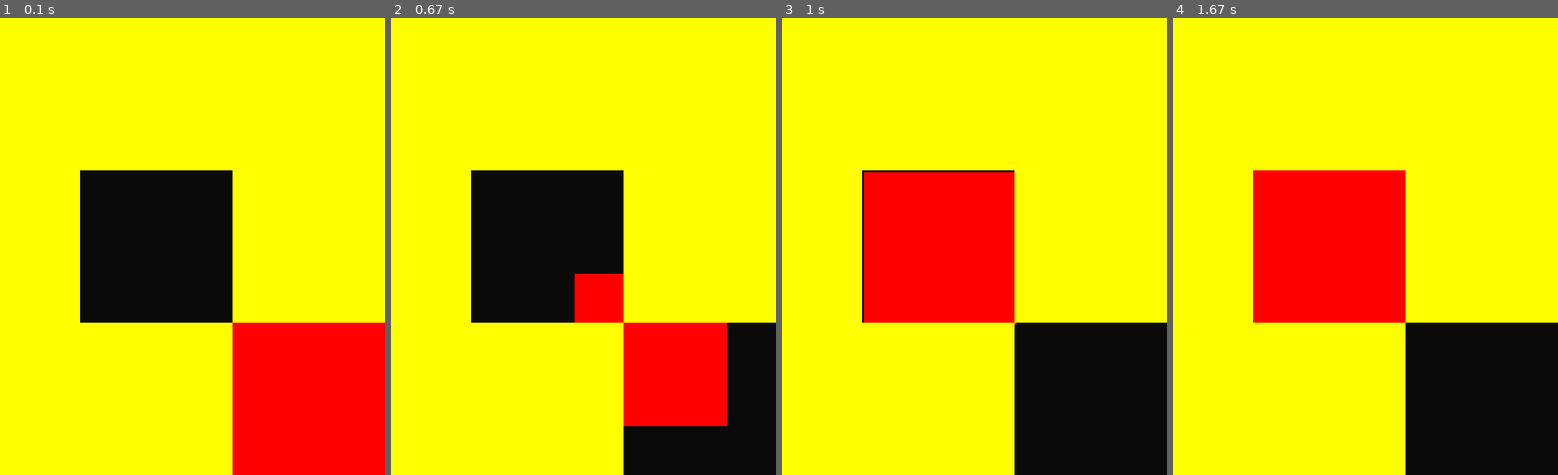
Above: before the commit, frames 1-4 (left to right).
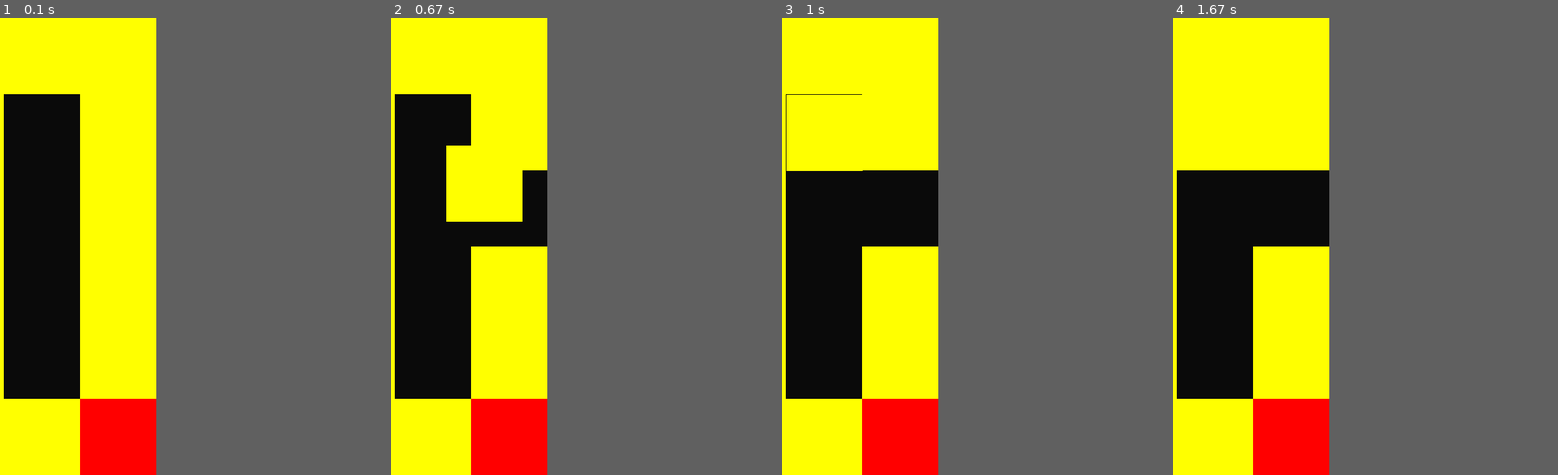
Above: after the commit, the same moments.

Repository: WingedSeal/mazegame
Game: pygame game, started from src/main.py
Same seed, same stepped clock (60 frames per second), same inputs: the game is played once before the commit and once after it.
Inputs:
- Up to frame 1 (0.1 s): no input
- Up to frame 2 (0.67 s): no input
- Up to frame 3 (1 s): no input
- Up to frame 4 (1.67 s): no input
In our replay, the window is 720x720 before the commit and 360x720 after it. These sizes can differ from the game's own. Grey fills any space a smaller window leaves; there, only what the larger window draws over its background counts as a difference.

The runs differ from the first frame. In frame 1, 43% of the frame differs, in the area x 0-100%, y 16-100%; in frame 2, 40%; in frame 3, 39%; in frame 4, 40%.

Commit message:
feat: add Control

Diff:
--- /dev/null
+++ b/src/mazegame/control.py
@@ -0,0 +1,15 @@
+from typing import TYPE_CHECKING
+
+
+if TYPE_CHECKING:
+    from .game import Game
+
+
+class Control:
+    def __init__(self, player_positions: list[tuple[int, int]]) -> None:
+        self.player_positions = player_positions
+        self.map = map
+
+    def _move(self, dx: int, dy: int, game: "Game") -> None:
+        for player_pos in self.player_positions:
+            game.try_move_tile(player_pos[0], player_pos[1], dx, dy)
--- a/src/mazegame/game.py
+++ b/src/mazegame/game.py
@@ -3,6 +3,7 @@
 from pygame import locals
 from pygame.math import Vector2
 
+from .control import Control
 from .map import Map, Tile
 
 
@@ -20,6 +21,7 @@
     def __init__(self, map: Map) -> None:
         pygame.init()
         self.map = map
+        self.control = Control(map.get_player_positions())
         self.tile_size, self.screen_width, self.screen_height = self._get_tile_size()
         self.display_surface = pygame.display.set_mode(
             (self.screen_width, self.screen_height)
@@ -90,7 +92,6 @@
             for tile in row:
                 if tile is None:
                     continue
-
                 assert hasattr(tile, "surf")
                 assert hasattr(tile, "rect")
                 self.display_surface.blit(tile.surf, tile.rect)
--- a/src/mazegame/map.py
+++ b/src/mazegame/map.py
@@ -90,14 +90,30 @@
 class Map:
     def __init__(self, map: list[list[Tile | None]]) -> None:
         self.map = map
-        self.width = len(map)
-        self.height = len(map[0]) if map else 0
+        self.height = len(map)
+        self.width = len(map[0]) if map else 0
+
+    def get_player_positions(self) -> list[tuple[int, int]]:
+        """
+        Find 1 or more player positions
+
+        :return: player position(s)
+        """
+        player_positions: list[tuple[int, int]] = []
+        for row in self.map:
+            for tile in row:
+                if isinstance(tile, Player):
+                    player_positions.append(tile.pos)
+        return player_positions
 
 
 TEST_MAP = Map(
     [
         [Block(), Block(), Block()],
         [Block(), None, Block()],
+        [Block(), None, Block()],
+        [Block(), None, Block()],
+        [Block(), None, Block()],
         [Block(), Block(), Player()],
     ]
 )
